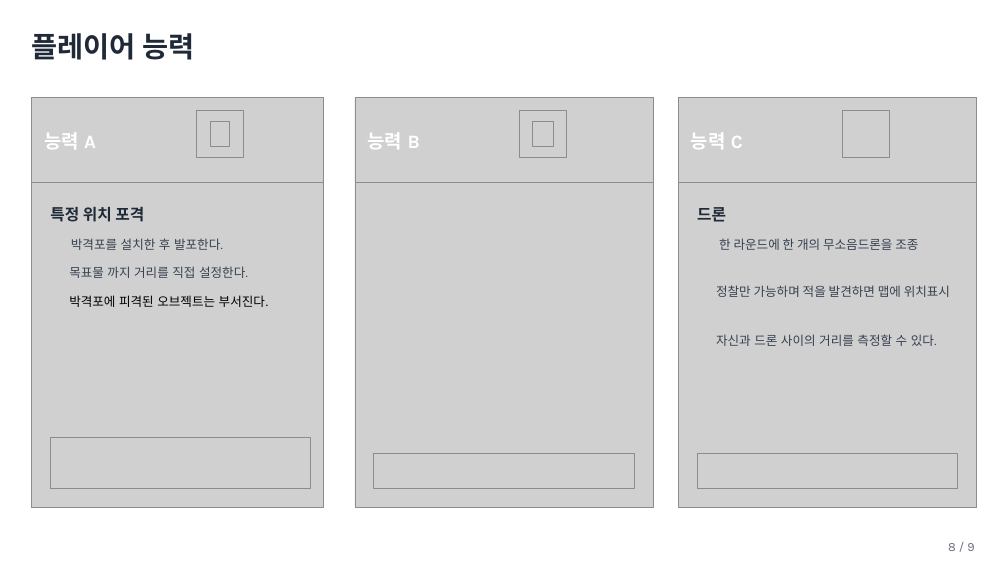
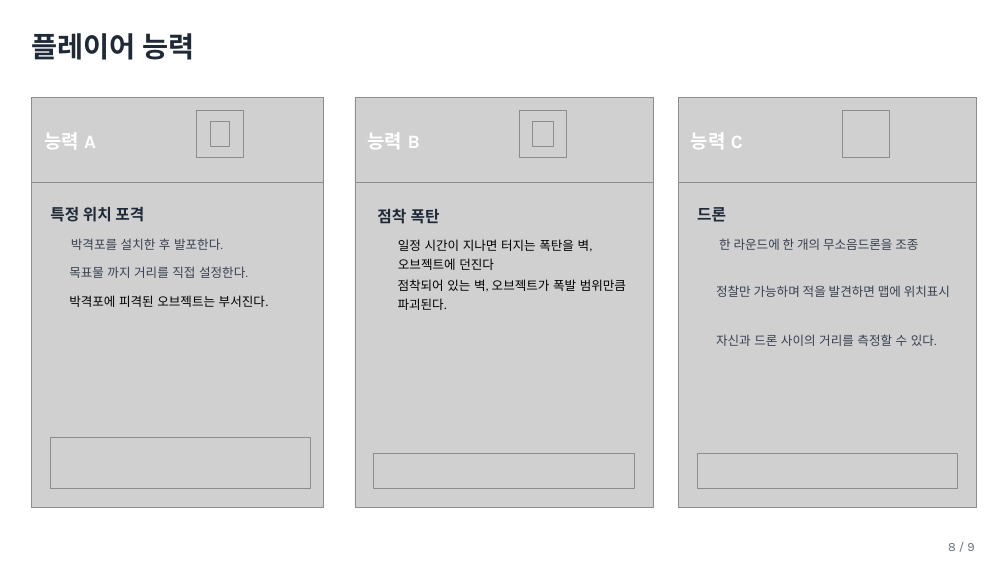
Before and after one commit to yunseo0129/2025_CapstoneGame, a slide deck: slide 8 of Design/종합설계기획.pptx. Drawn at 1008x567 pixels with LibreOffice and Linux fonts; fonts in the diff are those of the drawing; grey boxes stand for pictures; background and template pictures are left out. Boxes give left, top, right and bottom in pixels: in the first picture for what was removed or moved away, otherwise in the second. Text is boxed around its words. In the diff, an @@ line names an element or a change of style, - is before the commit and + after.

```diff
--- a/Design/종합설계기획.pptx
+++ b/Design/종합설계기획.pptx
@@ text added at (x1=377, y1=209, x2=440, y2=224), 15 pt, text #1F2937, bold @@
+점착 폭탄
@@ text added at (x1=398, y1=239, x2=593, y2=270), 12 pt, text #000000 @@
+일정 시간이 지나면 터지는 폭탄을 벽, 오브젝트에 던진다
@@ text added at (x1=398, y1=279, x2=626, y2=310), 12 pt, text #000000 @@
+점착되어 있는 벽, 오브젝트가 폭발 범위만큼 파괴된다.
```
Also in this commit, not shown: 4 other slides changed.
